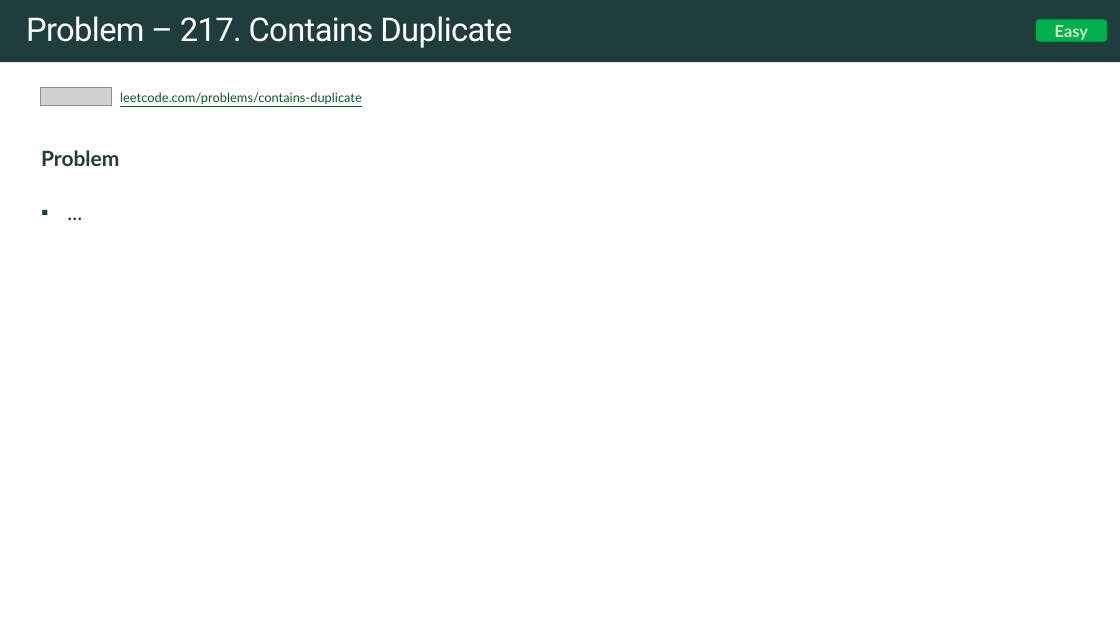
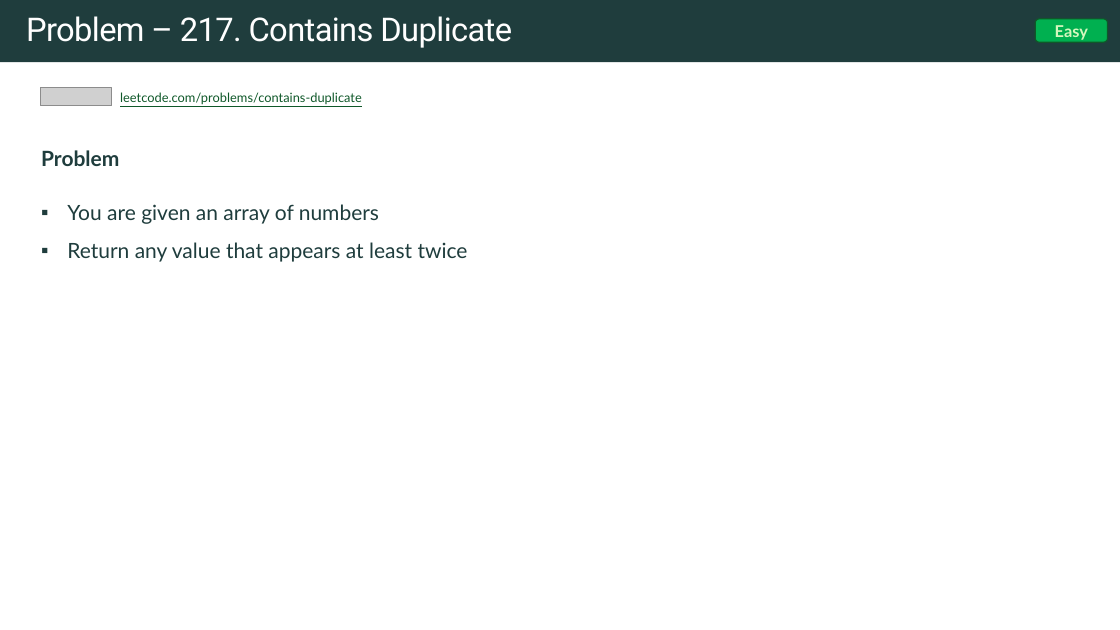
Before and after one commit to rfdavid/coding-interview-handbook-cpp, a slide deck: slide 21 of Algorithm and problem Solving Cheatsheet.pptm. Drawn at 1120x630 pixels with LibreOffice and Linux fonts; fonts in the diff are those of the drawing; grey boxes stand for pictures. Boxes give left, top, right and bottom in pixels: in the first picture for what was removed or moved away, otherwise in the second. Text is boxed around its words. In the diff, an @@ line names an element or a change of style, - is before the commit and + after.

```diff
--- a/Algorithm and problem Solving Cheatsheet.pptm
+++ b/Algorithm and problem Solving Cheatsheet.pptm
@@ text at (67, 204, 468, 262): text changed @@
-▪ ...
+▪ You are given an array of numbers
+▪ Return any value that appears at least twice
```
Also in this commit, not shown: 13 other slides changed, 75 slides added, 1 slide removed, 17 other files.
